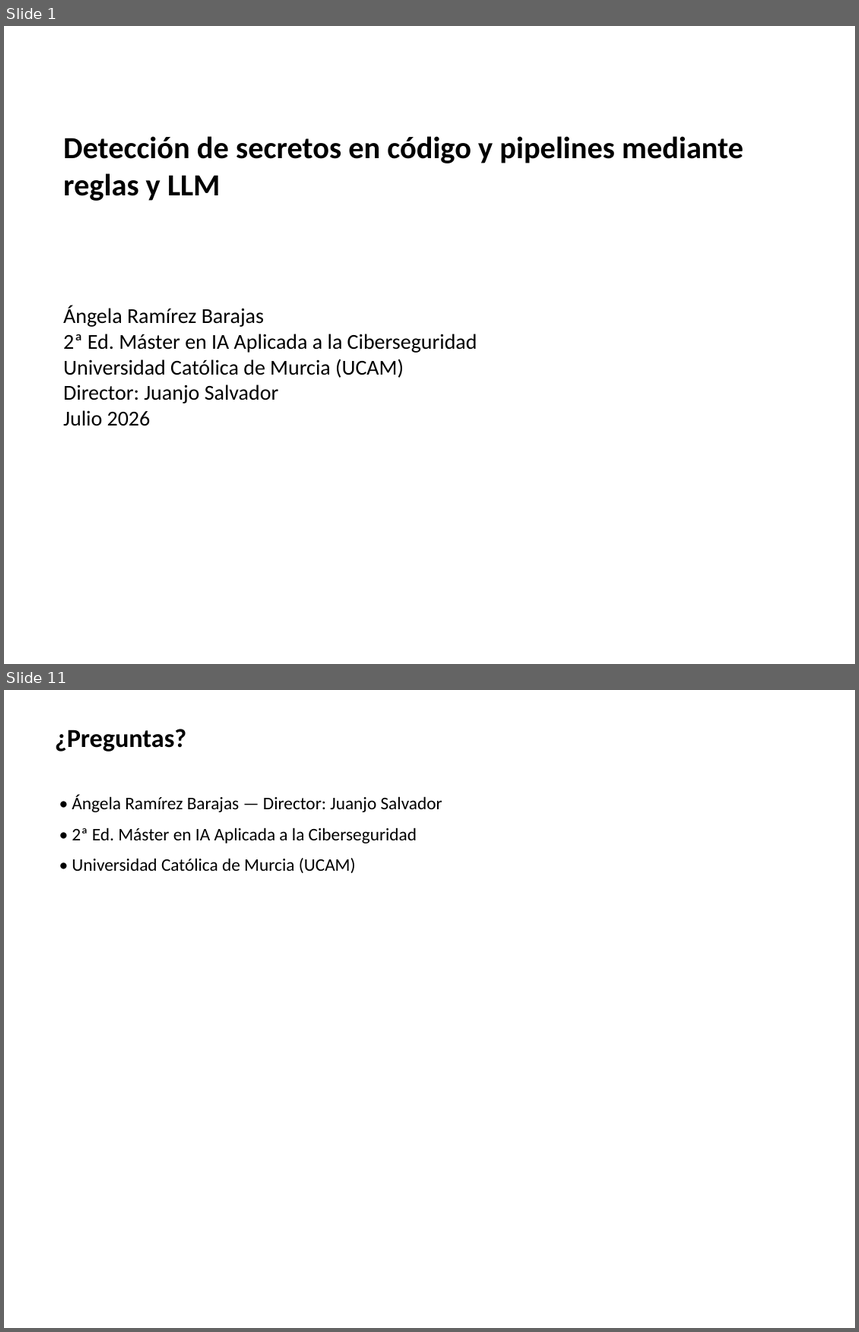
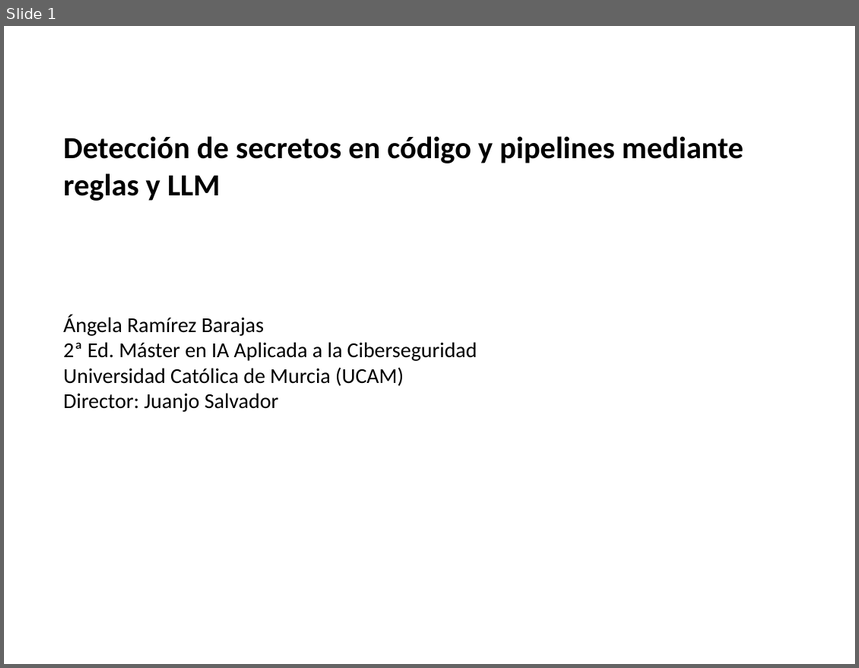
Before and after one commit to aramirezbarajas/secret-scan-tfm, a slide deck: docs/presentacion_defensa.pptx. Shown one above the other, each under a label of ours: slides 1 and 11 before the commit, slide 1 after it; the slides between them are not shown. The pictures are 859x1332 and 859x668 pixels, drawn with LibreOffice and Linux fonts; fonts in the diff are those of the drawing. Boxes give left, top, right and bottom in pixels: in the first picture for what was removed or moved away, otherwise in the second. Text is boxed around its words. In the diff, an @@ line names an element or a change of style, - is before the commit and + after.

```diff
--- a/docs/presentacion_defensa.pptx
+++ b/docs/presentacion_defensa.pptx
@@ slide 11 removed at (x1=4, y1=690, x2=855, y2=1328), background #FFFFFF @@
@@ text removed at (x1=55, y1=729, x2=186, y2=752) @@
-¿Preguntas?
@@ text removed at (x1=72, y1=794, x2=443, y2=873) @@
-• Ángela Ramírez Barajas — Director: Juanjo Salvador
-• 2ª Ed. Máster en IA Aplicada a la Ciberseguridad
-• Universidad Católica de Murcia (UCAM)
@@ slide 1 changed as well @@
@@ text "Ángela Ramírez Barajas" moved from (x1=63, y1=306, x2=477, y2=427) to (x1=63, y1=314, x2=477, y2=412) @@
@@ text at (x1=63, y1=411, x2=151, y2=427): paragraph removed @@
-Julio 2026
```
Also in this commit, not shown: 3 other slides changed, 3 slides added, 6 other slides removed, 2 other files.
